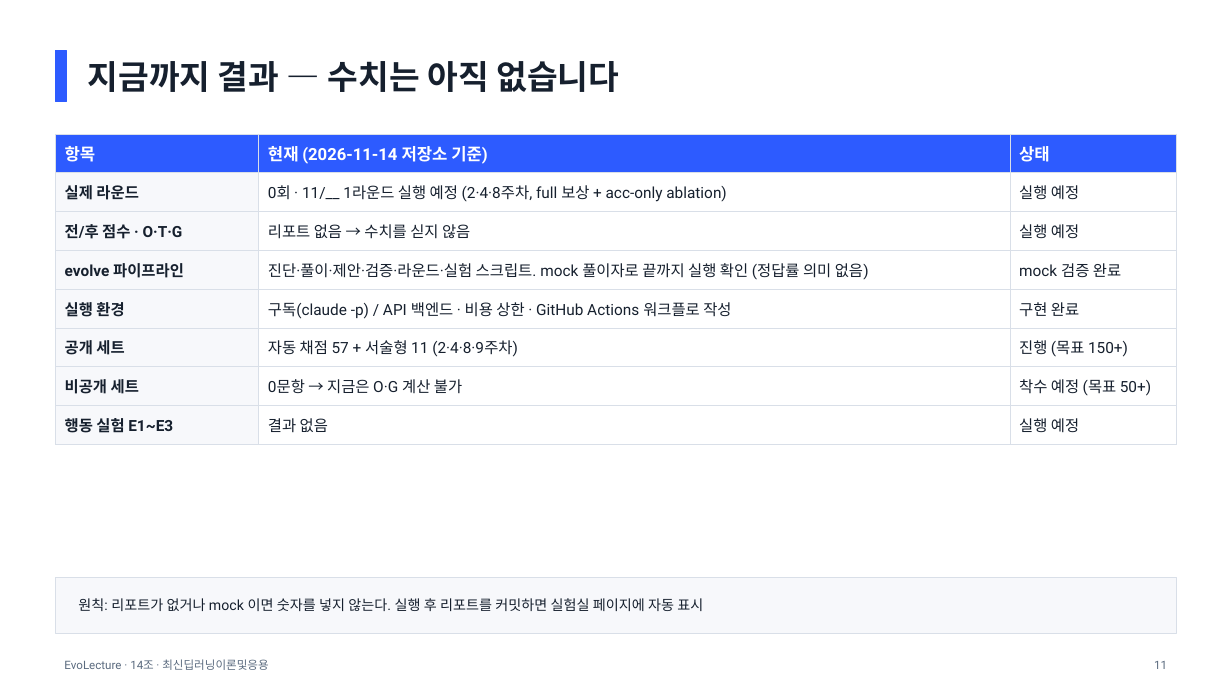
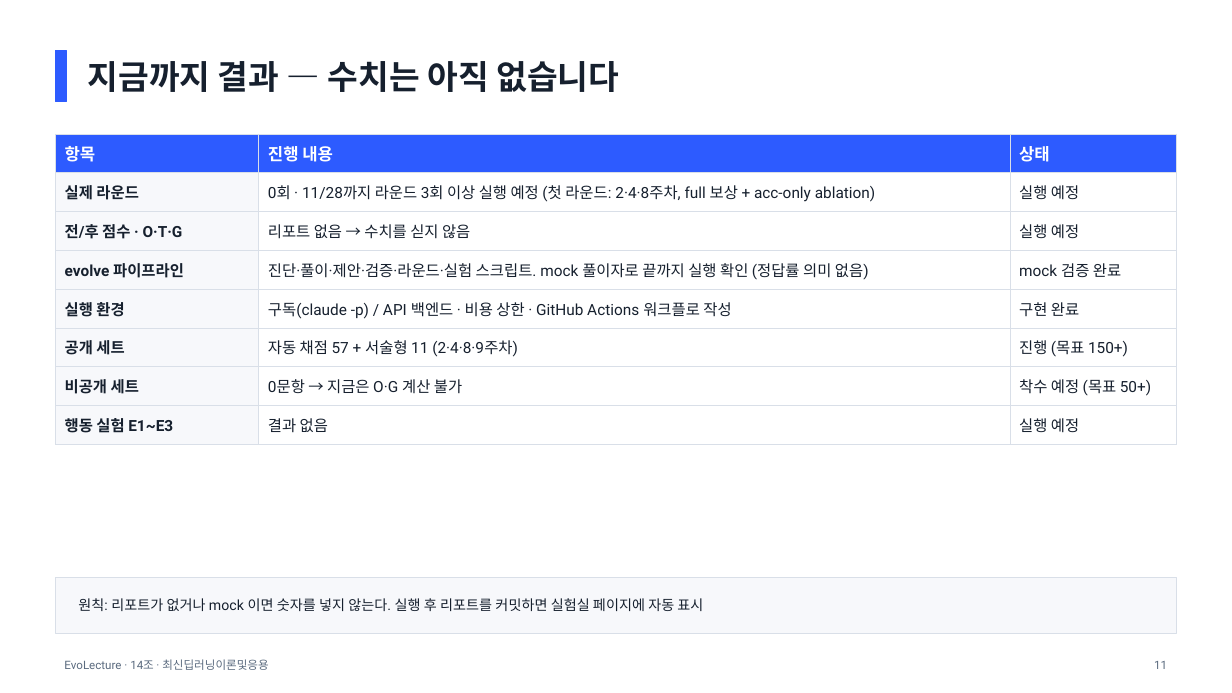
Before and after one commit to wukong-daima/team14-project, a slide deck: slide 11 of submission/Team14_mid.pptx. Drawn at 1232x693 pixels with LibreOffice and Linux fonts; fonts in the diff are those of the drawing. Boxes give left, top, right and bottom in pixels: in the first picture for what was removed or moved away, otherwise in the second. Text is boxed around its words. In the diff, an @@ line names an element or a change of style, - is before the commit and + after.

```diff
--- a/submission/Team14_mid.pptx
+++ b/submission/Team14_mid.pptx
@@ table at (55,134,1177,437) @@
-row 1, column 2: 현재 (2026-11-14 저장소 기준)
+row 1, column 2: 진행 내용
-row 2, column 2: 0회 · 11/__ 1라운드 실행 예정 (2·4·8주차, full 보상 + acc-only ablation)
+row 2, column 2: 0회 · 11/28까지 라운드 3회 이상 실행 예정 (첫 라운드: 2·4·8주차, full 보상 + acc-only ablation)
```
Also in this commit, not shown: 7 other slides changed, 4 other files.
